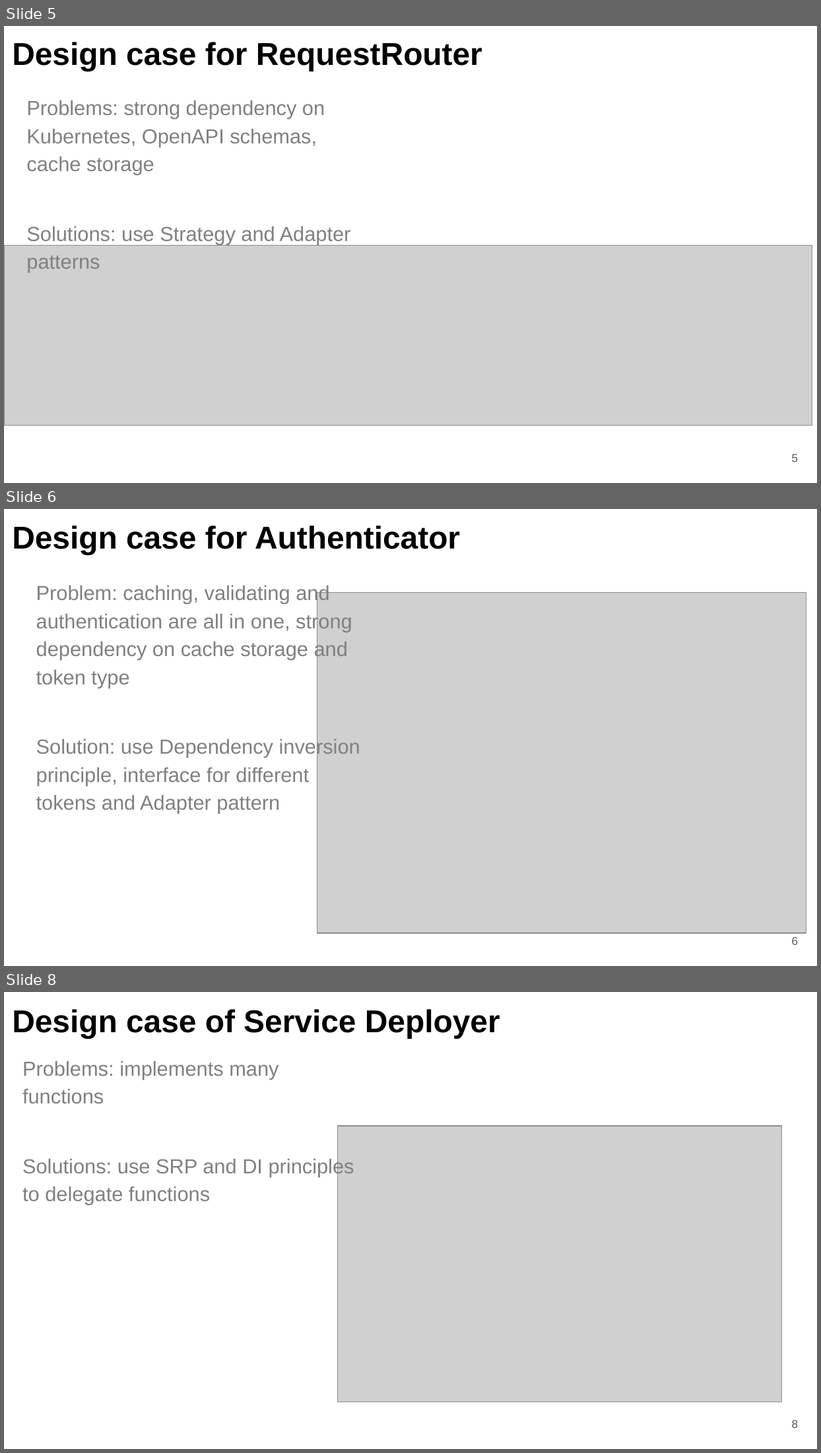
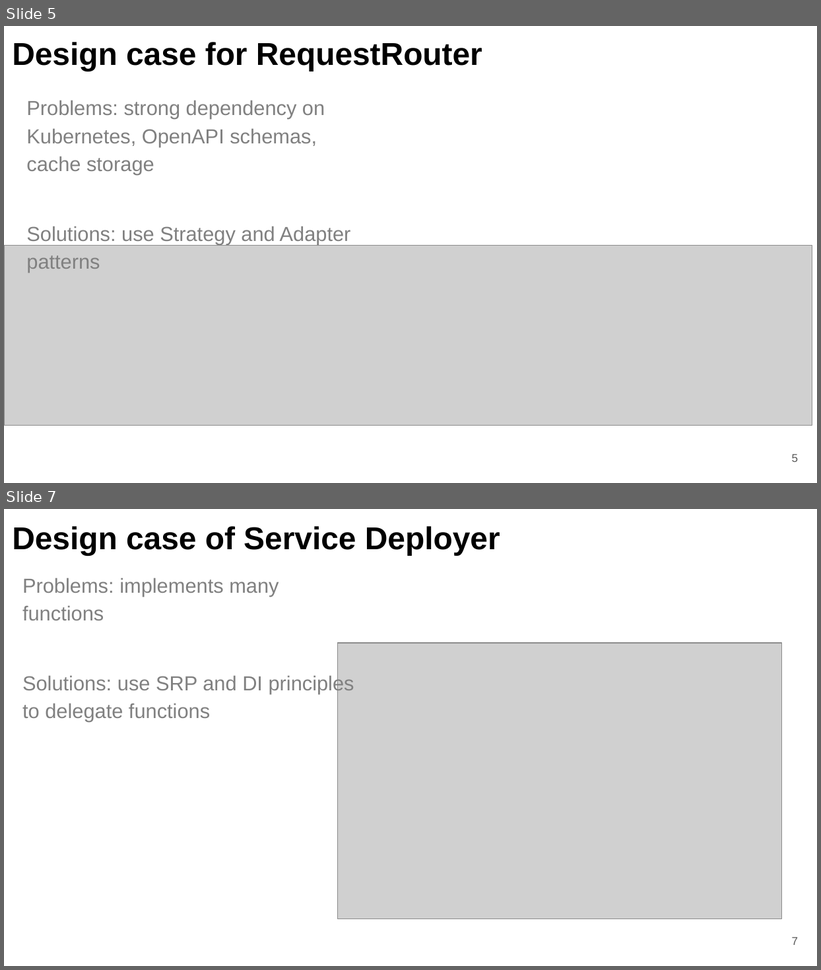
Before and after one commit to fanglores/Advanced-Software-Design, a slide deck: PracticeTasks/Module2/Task_12/Task_12.pptx. Shown one above the other, each under a label of ours: slides 5, 6 and 8 before the commit, slides 5 and 7 after it; the slides between them are not shown. The pictures are 821x1453 and 821x970 pixels, drawn with LibreOffice and Linux fonts; fonts in the diff are those of the drawing; grey boxes stand for pictures. Boxes give left, top, right and bottom in pixels: in the first picture for what was removed or moved away, otherwise in the second. Text is boxed around its words. In the diff, an @@ line names an element or a change of style, - is before the commit and + after.

```diff
--- a/PracticeTasks/Module2/Task_12/Task_12.pptx
+++ b/PracticeTasks/Module2/Task_12/Task_12.pptx
@@ slide 6 removed at (x1=4, y1=509, x2=817, y2=966), background #FFFFFF @@
@@ title removed at (x1=12, y1=525, x2=460, y2=555) @@
-Design case for Authenticator
@@ text removed at (x1=36, y1=585, x2=360, y2=814) @@
-Problem: caching, validating and authentication are all in one, strong dependency on cache storage and token type
-Solution: use Dependency inversion principle, interface for different tokens and Adapter pattern
@@ picture removed at (x1=317, y1=593, x2=807, y2=933) @@
@@ page number removed at (x1=792, y1=937, x2=799, y2=945) @@
-6
@@ what was slide 8 is now slide 7 @@
@@ page number at (x1=792, y1=937, x2=799, y2=945): text changed @@
-8
+7
```
Also in this commit, not shown: 1 slide changed, 2 other files.
